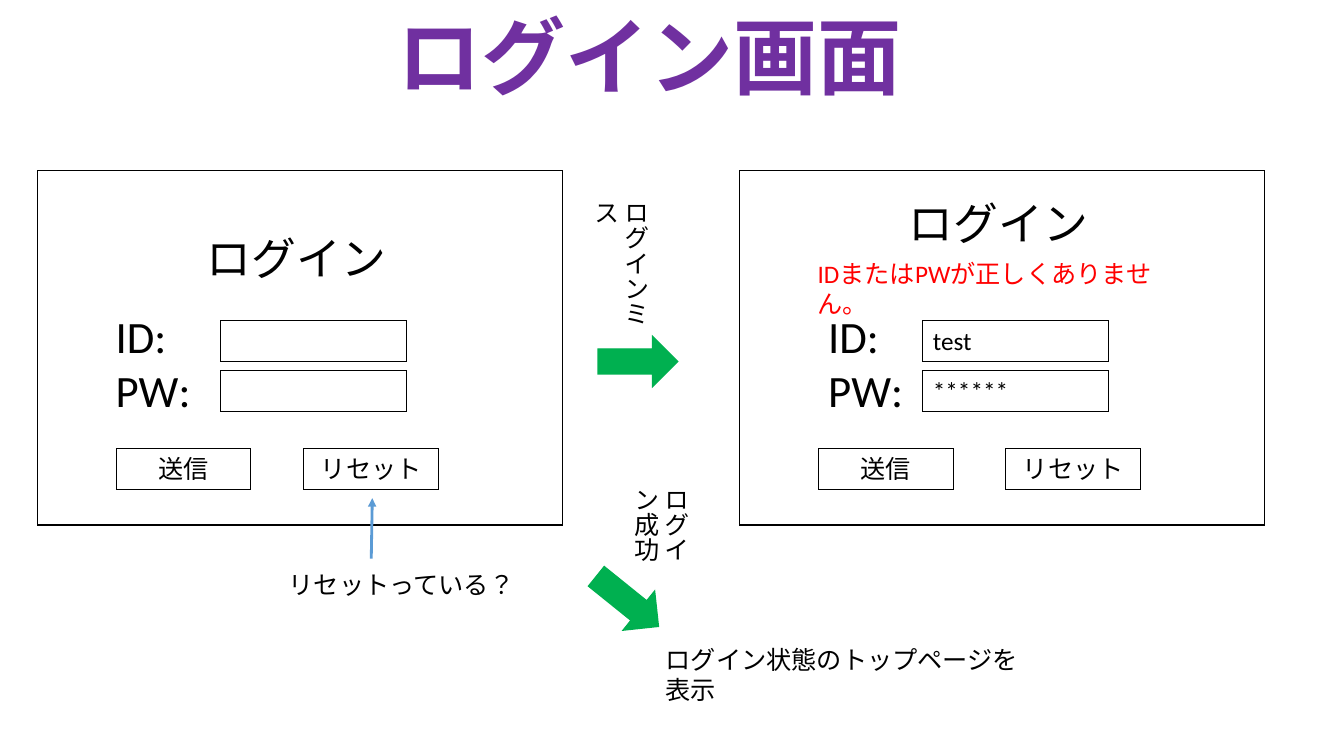
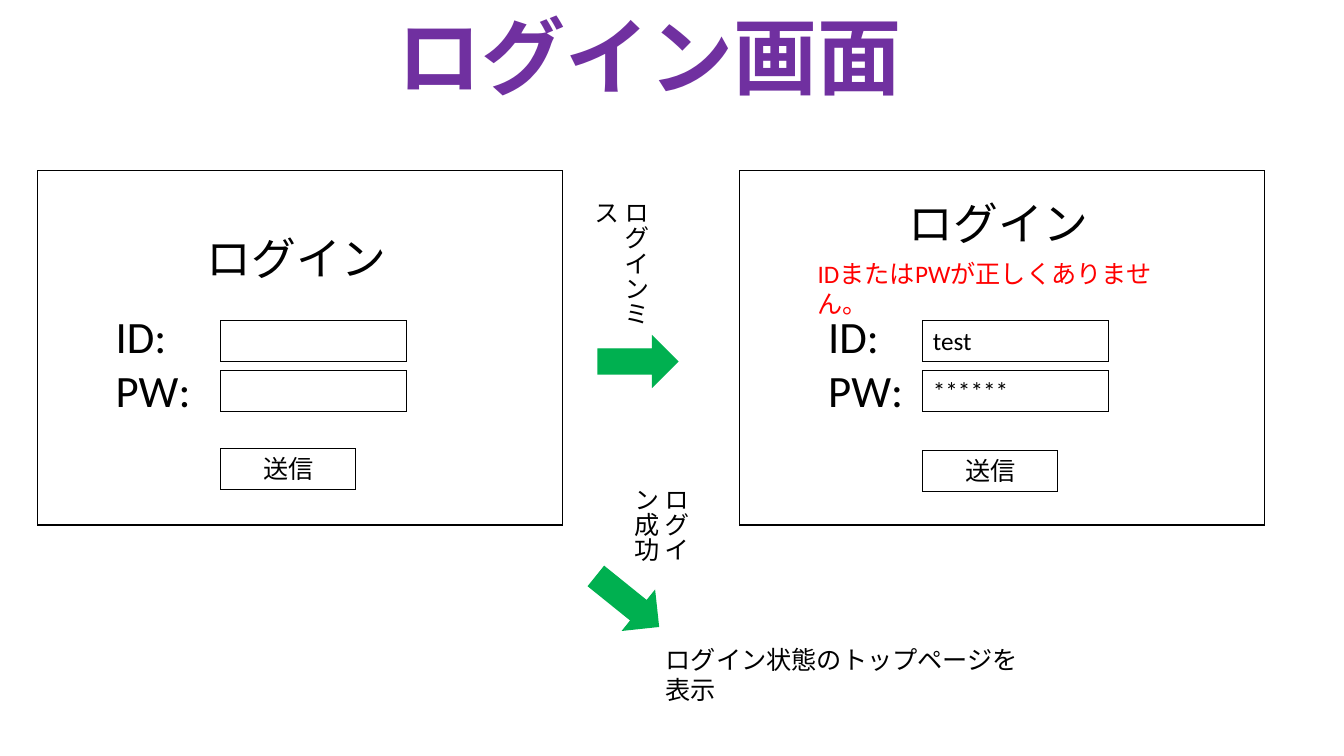
Before and after one commit to TakanoriOnuma/WebApplication, a slide deck: slide 4 of design/HTMLページ設計.pptx. Drawn at 1344x756 pixels with LibreOffice and Linux fonts; fonts in the diff are those of the drawing. Boxes give left, top, right and bottom in pixels: in the first picture for what was removed or moved away, otherwise in the second. Text is boxed around its words. In the diff, an @@ line names an element or a change of style, - is before the commit and + after.

Commit message:
ログイン画面のリセットボタンの廃止
ログイン画面でリセットボタンは必要ないと思い廃止した。

```diff
--- a/design/HTMLページ設計.pptx
+++ b/design/HTMLページ設計.pptx
@@ rectangle "送信": place and size @@
-rectangle "送信" at bbox=[116, 449, 251, 489]
+rectangle "送信" at bbox=[221, 449, 356, 489]
@@ rectangle removed at bbox=[303, 449, 439, 489] @@
-リセット
@@ rectangle removed at bbox=[1006, 449, 1141, 489] @@
-リセット
@@ rectangle "送信": place and size @@
-rectangle "送信" at bbox=[819, 449, 954, 489]
+rectangle "送信" at bbox=[924, 451, 1059, 491]
@@ arrow removed from (371, 559) to (372, 498) @@
@@ text removed at bbox=[289, 574, 515, 596] @@
-リセットっている？
```
